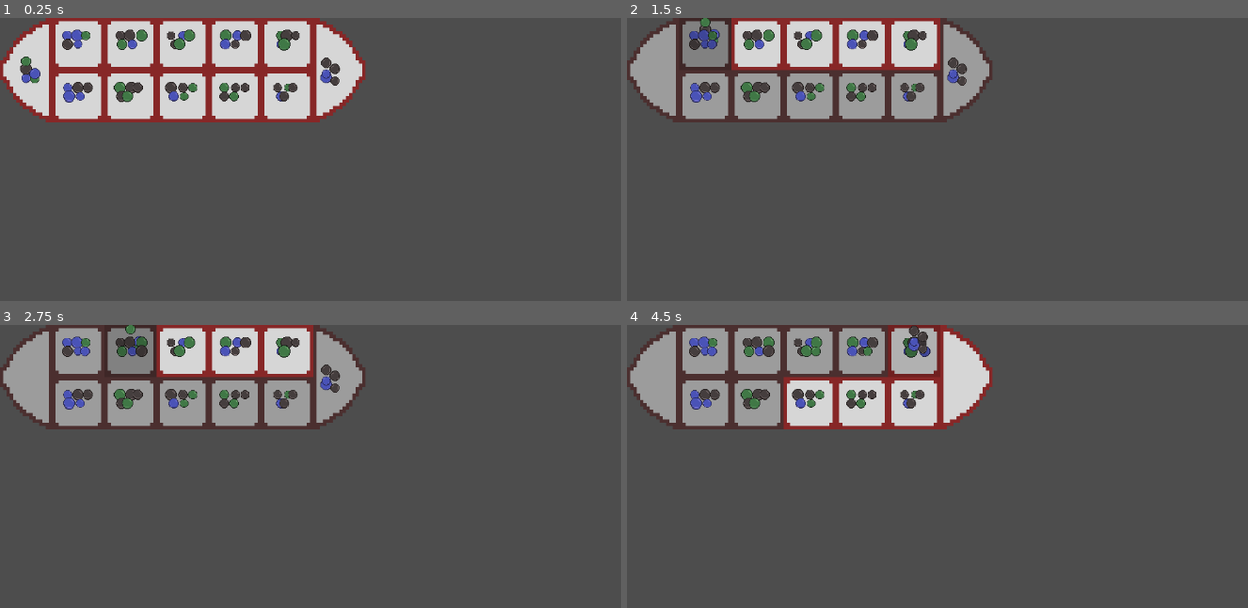
Above: before the commit, frames 1-4 (two rows, left to right).
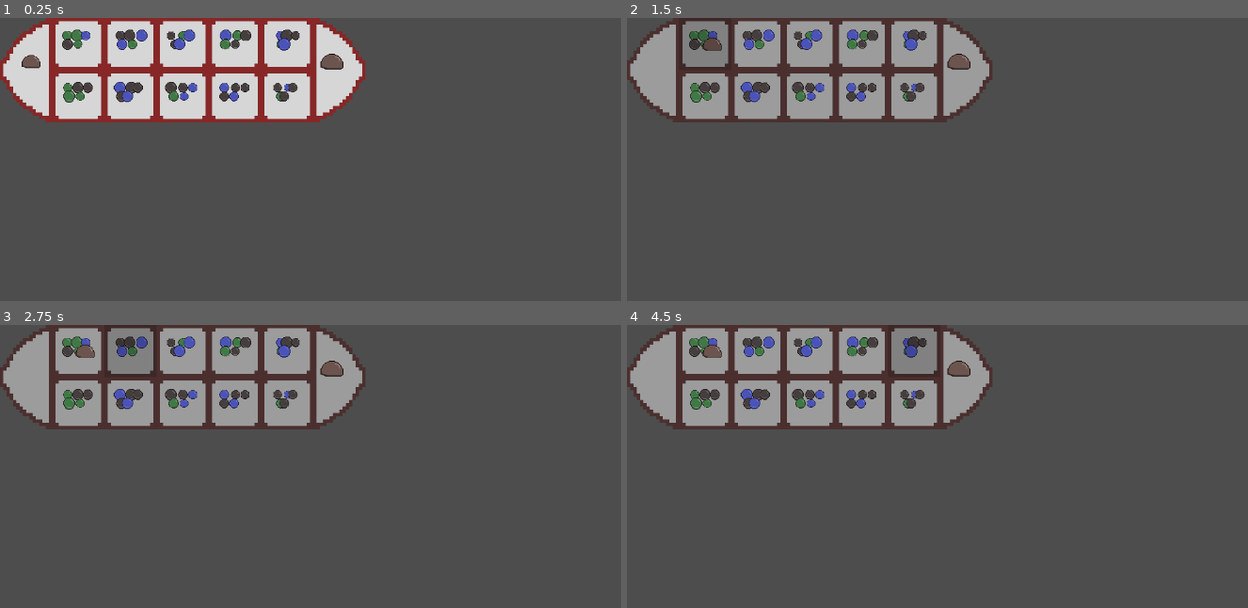
Above: after the commit, the same moments.

Repository: thannicko/QuanCaptureGame
Game: Godot game, scene res://scenes/board.tscn
The game is run twice, just before and just after one commit, with the same random seed, the same clock (stepped at 60 frames per second) and the same inputs.
Inputs (mouse positions are in pixels of both pictures, inside the frame that each line leads up to):
- Up to frame 1 (0.25 s): no input
- Up to frame 2 (1.5 s): tap Enter at 0.5 s; move the mouse to (651, 68) at 0.52 s; click (651, 68) at 0.67 s; tap Space at 1.25 s; move the mouse to (707, 43) at 1.27 s; click (707, 43) at 1.42 s
- Up to frame 3 (2.75 s): tap Enter at 2 s; move the mouse to (130, 350) at 2.02 s; click (130, 350) at 2.17 s
- Up to frame 4 (4.5 s): tap Space at 2.75, 4.25 s; move the mouse to (807, 350) at 2.77 s; click (807, 350) at 2.92 s; tap Enter at 3.5 s; move the mouse to (862, 350) at 3.52 s; click (862, 350) at 3.67 s; move the mouse to (912, 350) at 4.27 s; click (912, 350) at 4.42 s

The runs differ from the first frame. In frame 1, 1.8% of the frame differs, in the area x 3-56%, y 3-30%; in frame 2, 7.0%; in frame 3, 5.7%; in frame 4, 9.1%, in the area x 10-59%, y 0-37%.

Commit message:
Fix bug that we don't spawn big rocks

Diff:
--- /dev/null
+++ b/scenes/bigrock.tscn
@@ -0,0 +1,21 @@
+[gd_scene load_steps=4 format=3 uid="uid://cdwe6kexy05uu"]
+
+[ext_resource type="Script" path="res://scripts/bigrock.gd" id="1_xgb2t"]
+[ext_resource type="Texture2D" uid="uid://dntqqdhhumdtp" path="res://assets/BigRock.png" id="2_fnhts"]
+
+[sub_resource type="CircleShape2D" id="CircleShape2D_l2bjr"]
+radius = 17.72
+
+[node name="BigRock" type="Node2D"]
+script = ExtResource("1_xgb2t")
+rock_textures = Array[Texture2D]([ExtResource("2_fnhts")])
+
+[node name="Area2D" type="Area2D" parent="."]
+
+[node name="CollisionShape2D" type="CollisionShape2D" parent="Area2D"]
+scale = Vector2(0.926136, -0.7246)
+shape = SubResource("CircleShape2D_l2bjr")
+
+[node name="Sprite2D" type="Sprite2D" parent="."]
+texture_filter = 1
+texture = ExtResource("2_fnhts")
--- a/scenes/rock.tscn
+++ b/scenes/rock.tscn
@@ -1,7 +1,7 @@
 [gd_scene load_steps=6 format=3 uid="uid://do5ciu7ykx32p"]
 
 [ext_resource type="Texture2D" uid="uid://bgy0mki3gxrol" path="res://assets/RockWithOutline.png" id="1_0auhv"]
-[ext_resource type="Script" path="res://scenes/rock.gd" id="1_7w73s"]
+[ext_resource type="Script" path="res://scripts/rock.gd" id="1_7w73s"]
 [ext_resource type="Texture2D" uid="uid://b2m20d26quw1c" path="res://assets/BlueRock.png" id="3_ibmlo"]
 [ext_resource type="Texture2D" uid="uid://dyo707p4ci5p7" path="res://assets/BlackRock.png" id="4_udb54"]
 
@@ -10,7 +10,7 @@
 
 [node name="Rock" type="Node2D"]
 script = ExtResource("1_7w73s")
-rock_textures = Array[Texture2D]([ExtResource("1_0auhv"), ExtResource("3_ibmlo"), ExtResource("4_udb54")])
+rock_textures = Array[Texture2D]([ExtResource("3_ibmlo"), ExtResource("1_0auhv"), ExtResource("4_udb54")])
 
 [node name="Area2D" type="Area2D" parent="."]
 
--- a/scenes/squarebig.tscn
+++ b/scenes/squarebig.tscn
@@ -48,6 +48,5 @@
 flip_v = true
 
 [node name="Rockpile" parent="." instance=ExtResource("3_g1rkm")]
-position = Vector2(4, 20)
-rotation = -1.5708
+position = Vector2(5.2, 13.4)
 scale = Vector2(0.167, 0.167)
--- /dev/null
+++ b/scripts/bigrock.gd
@@ -0,0 +1,4 @@
+class_name BigRock extends Rock
+
+func _ready() -> void:
+	sprite.texture = rock_textures[0]
--- a/scripts/boardstatemachine/boardstatemachine.gd
+++ b/scripts/boardstatemachine/boardstatemachine.gd
@@ -11,6 +11,7 @@
 var eaten_square: Square
 var put_direction: PutRocksDirection
 
+const NumberOfStartingRocksBigSquare : int = 1
 const NumberOfStartingRocks : int = 5
 
 func toggle_put_direction() -> void:
--- a/scripts/boardstatemachine/stateboardsetup.gd
+++ b/scripts/boardstatemachine/stateboardsetup.gd
@@ -3,9 +3,12 @@
 func entry() -> void:
 	print("Entered: ", name)
 	for square_node in statemachine.board.squares:
-		var square= square_node as Square
+		var square = square_node as Square
 		square.set_process_input(false)
-		square.rock_pile.set_rocks(statemachine.NumberOfStartingRocks)
+		if (square is BigSquare):
+			square.rock_pile.set_big_rocks(statemachine.NumberOfStartingRocksBigSquare)
+		else:
+			square.rock_pile.set_rocks(statemachine.NumberOfStartingRocks)
 	#TODO: Determine the first player here
 	statemachine.change_to_state("StateBoardPickupRocks")
 
--- a/scenes/rock.gd
+++ b/scripts/rock.gd
@@ -1,9 +1,10 @@
-extends Node2D
+class_name Rock extends Node2D
 
 @export var rock_textures: Array[Texture2D]
 
 @onready var sprite : Sprite2D = $"Sprite2D"
 
 func _ready() -> void:
+	print("_Ready, ", rock_textures)
 	var index = randi_range(0, rock_textures.size() - 1)
 	sprite.texture = rock_textures[index]
--- a/scripts/rockpile.gd
+++ b/scripts/rockpile.gd
@@ -2,6 +2,7 @@
 
 const RockSize: int = 16
 const RockScene: PackedScene = preload("res://scenes/rock.tscn")
+const BigRockScene: PackedScene = preload("res://scenes/bigrock.tscn")
 var picked_up: bool = false
 var container_size: Vector2
 var max_rocks_in_row: int
@@ -46,11 +47,17 @@
 	_set_rock_position(rock, _rocks.find(rock))
 
 func set_rocks(amount : int) -> void:
+	_set_rocks(RockScene, amount)
+
+func set_big_rocks(amount : int) -> void:
+	_set_rocks(BigRockScene, amount)
+
+func _set_rocks(scene: PackedScene, amount : int) -> void:
 	_rocks.clear()
 	for child in get_children():
 		child.queue_free()
 	for i in amount:
-		var rock = RockScene.instantiate() as Node2D
+		var rock = scene.instantiate() as Node2D
 		_add_rock_to_scene(rock)
 		_set_rock_position(rock, i)
 
Binary file added: assets/BigRock.png
Not shown, added: assets/BigRock.png.import
